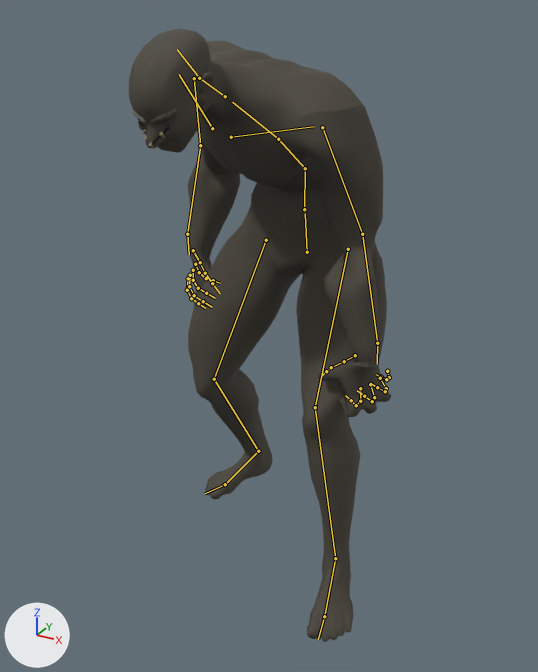
The glTF model outputs/AshenOathTheRoadBetweenCrowns/assets_external/design_pack_v1/creatures/M01_Ghoulkin.glb, before and after one commit.
The view is the same before and after, from a 50 mm lens placed at (0.789, -1.496, 1.353), pointed at (-0.003, -0.056, 0.633). Lighting does not change. The marker at lower left points along +X, +Y and +Z. The older version comes first. Both versions are drawn at frame 19 of the action 'Idle'; the numbers are the values there. The bones that change, and the others that lie on the model, are drawn over the model as lines.

Names of what the first picture shows: 'M01_Connected_Anatomy_SkinnedAssembly'.
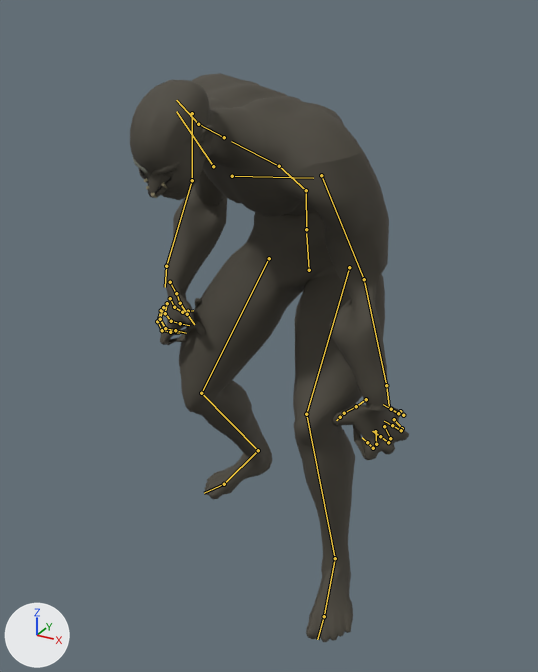
Changed parts and their boxes [x1, y1, x2, y2] in the pictures (538 x 672 px):
'M01_Connected_Anatomy_SkinnedAssembly', posed (6% wider, 7% shorter)
    before: [129, 29, 391, 642]
    after: [130, 73, 409, 642]
bone 'pelvis', root to tip
    before: (307, 252) to (305, 213)
    after: (309, 270) to (306, 233)
bone 'spine_02', root to tip
    before: (305, 168) to (278, 139)
    after: (306, 190) to (279, 166)
bone 'spine_03', root to tip
    before: (278, 139) to (232, 102)
    after: (279, 166) to (231, 141)
bone 'clavicle_l', root to tip
    before: (231, 137) to (314, 126)
    after: (232, 176) to (313, 178)
bone 'upperarm_l', root to tip
    before: (322, 127) to (362, 234)
    after: (321, 175) to (364, 279)
bone 'lowerarm_l', root to tip
    before: (362, 234) to (377, 343)
    after: (364, 279) to (386, 385)
bone 'hand_l', root to tip
    before: (377, 343) to (377, 364)
    after: (386, 385) to (389, 406)
bone 'index_03_l', root to tip
    before: (356, 405) to (351, 400)
    after: (373, 448) to (367, 442)
bone 'middle_03_l', root to tip
    before: (372, 401) to (364, 396)
    after: (388, 442) to (380, 436)
bone 'pinky_01_l', root to tip
    before: (387, 371) to (389, 377)
    after: (400, 411) to (403, 415)
bone 'pinky_02_l', root to tip
    before: (389, 377) to (386, 379)
    after: (403, 415) to (398, 413)
bone 'pinky_03_l', root to tip
    before: (386, 379) to (381, 377)
    after: (398, 413) to (391, 409)
bone 'ring_02_l', root to tip
    before: (386, 388) to (385, 391)
    after: (402, 428) to (401, 430)
bone 'ring_03_l', root to tip
    before: (385, 391) to (377, 387)
    after: (401, 430) to (392, 425)
bone 'clavicle_r', root to tip
    before: (212, 128) to (179, 74)
    after: (213, 166) to (176, 111)
bone 'upperarm_r', root to tip
    before: (194, 78) to (200, 145)
    after: (192, 113) to (192, 180)
bone 'lowerarm_r', root to tip
    before: (200, 145) to (187, 234)
    after: (192, 180) to (166, 266)
bone 'index_01_r', root to tip
    before: (188, 278) to (187, 290)
    after: (161, 310) to (157, 321)
bone 'index_02_r', root to tip
    before: (187, 290) to (191, 298)
    after: (157, 321) to (162, 330)
bone 'index_03_r', root to tip
    before: (191, 298) to (198, 303)
    after: (162, 330) to (170, 332)
bone 'middle_01_r', root to tip
    before: (190, 275) to (189, 286)
    after: (163, 307) to (160, 319)
bone 'middle_02_r', root to tip
    before: (189, 286) to (194, 295)
    after: (160, 319) to (165, 328)
bone 'middle_03_r', root to tip
    before: (194, 295) to (203, 301)
    after: (165, 328) to (175, 330)
bone 'pinky_01_r', root to tip
    before: (195, 264) to (199, 272)
    after: (170, 298) to (174, 307)
bone 'pinky_02_r', root to tip
    before: (199, 272) to (206, 278)
    after: (174, 307) to (182, 312)
bone 'pinky_03_r', root to tip
    before: (206, 278) to (213, 280)
    after: (182, 312) to (188, 311)
bone 'ring_01_r', root to tip
    before: (193, 270) to (193, 280)
    after: (167, 303) to (165, 313)
bone 'ring_02_r', root to tip
    before: (193, 280) to (198, 288)
    after: (165, 313) to (171, 321)
bone 'ring_03_r', root to tip
    before: (198, 288) to (206, 293)
    after: (171, 321) to (180, 323)
bone 'thumb_01_r', root to tip
    before: (193, 250) to (200, 262)
    after: (170, 282) to (176, 294)
bone 'thumb_02_r', root to tip
    before: (200, 262) to (205, 273)
    after: (176, 293) to (180, 303)
bone 'thumb_03_r', root to tip
    before: (205, 273) to (212, 283)
    after: (180, 303) to (187, 314)
bone 'neck_01', root to tip
    before: (225, 96) to (199, 78)
    after: (224, 137) to (198, 124)
bone 'Head', root to tip
    before: (199, 78) to (177, 49)
    after: (198, 124) to (176, 100)
bone 'thigh_l', root to tip
    before: (348, 249) to (315, 407)
    after: (349, 267) to (306, 414)
bone 'calf_l', root to tip
    before: (315, 407) to (335, 558)
    after: (306, 414) to (335, 558)
bone 'thigh_r', root to tip
    before: (266, 240) to (214, 379)
    after: (269, 258) to (201, 393)
bone 'calf_r', root to tip
    before: (214, 379) to (258, 451)
    after: (201, 393) to (258, 450)
bone 'foot_r', root to tip
    before: (258, 451) to (225, 484)
    after: (258, 450) to (224, 484)

The edits, one by one:
Bone 'pelvis' (bone_pelvis) moves from (-0.001, -0.142, -0.068) to (-0.001, -0.201, -0.069).
Bone 'pelvis' (bone_pelvis) turns from (-2, 8, -3) to (0, 8, -3) degrees about its own x, y and z.
Bone 'spine_02' (bone_spine_02) turns from (51, -20, 1) to (53, -20, 1) degrees about its own x, y and z.
Bone 'spine_03' (bone_spine_03) turns from (23, -12, -6) to (26, -12, -7) degrees about its own x, y and z.
Bone 'clavicle_l' (bone_clavicle_l) turns from (-6, -2, -2) to (-7, -2, -6) degrees about its own x, y and z.
Bone 'upperarm_l' (bone_upperarm_l) turns from (44, 17, -39) to (43, 11, -25) degrees about its own x, y and z.
Bone 'lowerarm_l' (bone_lowerarm_l) turns from (19, -70, 7) to (6, -78, 14) degrees about its own x, y and z.
Bone 'hand_l' (bone_hand_l) turns from (-26, 26, -32) to (-26, 27, -30) degrees about its own x, y and z.
Bone 'index_03_l' (bone_index_03_l) turns from (52, 1, 0) to (55, 1, 0) degrees about its own x, y and z.
Bone 'middle_03_l' (bone_middle_03_l) turns from (52, -1, 0) to (55, -1, -1) degrees about its own x, y and z.
Bone 'pinky_01_l' (bone_pinky_01_l) turns from (10, 1, -17) to (16, 2, -26) degrees about its own x, y and z.
Bone 'pinky_02_l' (bone_pinky_02_l) turns from (29, -7, 0) to (46, -12, 0) degrees about its own x, y and z.
Bone 'pinky_03_l' (bone_pinky_03_l) turns from (34, -1, 0) to (55, -2, -1) degrees about its own x, y and z.
Bone 'ring_02_l' (bone_ring_02_l) turns from (42, -3, -1) to (47, -3, -1) degrees about its own x, y and z.
Bone 'ring_03_l' (bone_ring_03_l) turns from (50, -2, -1) to (55, -2, -1) degrees about its own x, y and z.
Bone 'clavicle_r' (bone_clavicle_r) turns from (-6, 3, 3) to (-8, 2, 7) degrees about its own x, y and z.
Bone 'upperarm_r' (bone_upperarm_r) turns from (35, -17, 47) to (46, -16, 36) degrees about its own x, y and z.
Bone 'lowerarm_r' (bone_lowerarm_r) turns from (47, 6, 0) to (52, 21, -1) degrees about its own x, y and z.
Bone 'index_01_r' (bone_index_01_r) turns from (-9, -1, -6) to (-14, -1, -10) degrees about its own x, y and z.
Bone 'index_02_r' (bone_index_02_r) turns from (30, -2, 0) to (47, -3, 0) degrees about its own x, y and z.
Bone 'index_03_r' (bone_index_03_r) turns from (35, -1, 0) to (55, -1, 0) degrees about its own x, y and z.
Bone 'middle_01_r' (bone_middle_01_r) turns from (-10, 0, 6) to (-16, 1, 9) degrees about its own x, y and z.
Bone 'middle_02_r' (bone_middle_02_r) turns from (30, 1, 0) to (47, 2, 0) degrees about its own x, y and z.
Bone 'middle_03_r' (bone_middle_03_r) turns from (35, 1, 0) to (55, 1, 1) degrees about its own x, y and z.
Bone 'pinky_01_r' (bone_pinky_01_r) turns from (10, -1, 17) to (16, -2, 26) degrees about its own x, y and z.
Bone 'pinky_02_r' (bone_pinky_02_r) turns from (29, 7, 0) to (46, 12, 0) degrees about its own x, y and z.
Bone 'pinky_03_r' (bone_pinky_03_r) turns from (35, 1, 0) to (55, 2, 1) degrees about its own x, y and z.
Bone 'ring_01_r' (bone_ring_01_r) turns from (-9, 1, 15) to (-14, 3, 24) degrees about its own x, y and z.
Bone 'ring_02_r' (bone_ring_02_r) turns from (29, 3, 0) to (47, 3, 1) degrees about its own x, y and z.
Bone 'ring_03_r' (bone_ring_03_r) turns from (35, 1, 0) to (55, 2, 1) degrees about its own x, y and z.
Bone 'thumb_01_r' (bone_thumb_01_r) turns from (-1, 0, -6) to (-2, -1, -10) degrees about its own x, y and z.
Bone 'thumb_02_r' (bone_thumb_02_r) turns from (-12, 0, 3) to (-19, 0, 4) degrees about its own x, y and z.
Bone 'thumb_03_r' (bone_thumb_03_r) turns from (26, 2, -5) to (41, 5, -8) degrees about its own x, y and z.
Bone 'neck_01' (bone_neck_01) turns from (-28, 6, 0) to (-30, 6, 0) degrees about its own x, y and z.
Bone 'Head' (bone_head) turns from (2, 7, 0) to (-1, 7, -3) degrees about its own x, y and z.
Bone 'thigh_l' (bone_thigh_l) turns from (-38, 0, 0) to (-50, 1, 2) degrees about its own x, y and z.
Bone 'calf_l' (bone_calf_l) turns from (35, 13, -1) to (50, 14, -1) degrees about its own x, y and z.
Bone 'foot_l' (bone_foot_l) turns from (7, -13, -11) to (3, -14, -9) degrees about its own x, y and z.
Bone 'thigh_r' (bone_thigh_r) turns from (-11, 1, 17) to (-21, 4, 20) degrees about its own x, y and z.
Bone 'calf_r' (bone_calf_r) turns from (44, 23, -3) to (60, 22, -2) degrees about its own x, y and z.
Bone 'foot_r' (bone_foot_r) turns from (-26, 11, -5) to (-32, 11, -6) degrees about its own x, y and z.
